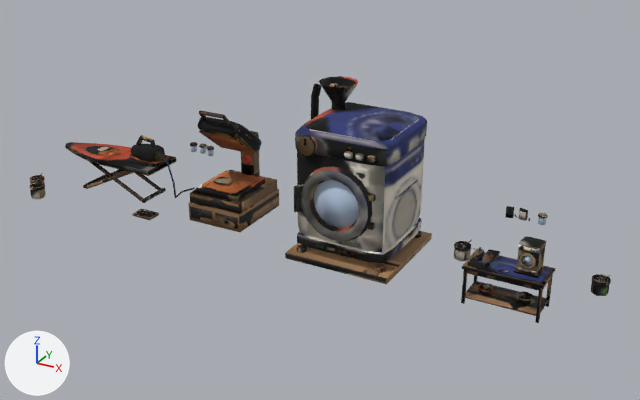
An edit to the glTF model game/props/sets/kitchen.glb, drawn before and after from the same camera.
One viewpoint serves both versions: a camera (50 mm lens) standing at (10.61, -17.21, 9.93) and looking at (0.85, 0.54, 1.05). Arrows for +X, +Y and +Z are at lower left; the lights stay in place. The older version comes first. Where no turn or scale is listed for an object, it has been applied to the vertices. Vertices at exactly the same position are counted once.

Names of what the first picture shows: 'prop_kitchen_felt', 'prop_kitchen_felt_heat', 'prop_kitchen_glass', 'prop_kitchen_wood'.
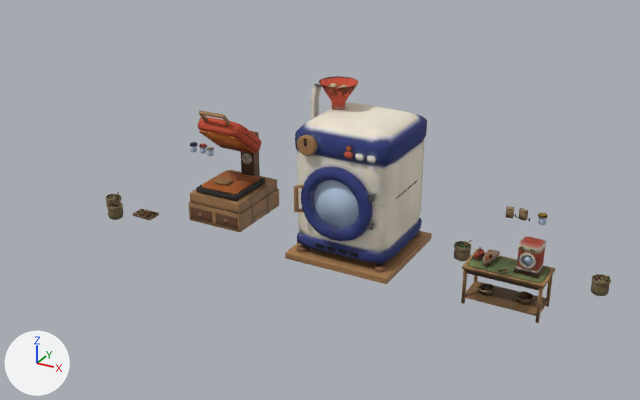
Changed parts and their boxes [x1, y1, x2, y2] in the pictures (640 x 400 px):
'prop_kitchen_felt', reshaped (13% narrower)
    before: [29, 76, 611, 304]
    after: [106, 76, 611, 304]
'prop_kitchen_wood', reshaped (13% narrower)
    before: [37, 110, 610, 323]
    after: [114, 110, 610, 323]
'prop_kitchen_felt_heat', reshaped (25% narrower)
    before: [86, 130, 532, 260]
    after: [199, 130, 532, 260]
part 1 of me_prop_kitchen_felt, deleted
    before: [29, 142, 195, 199]
part 2 of me_prop_kitchen_felt, built on
    before: [141, 76, 376, 217]
    after: [106, 76, 407, 220]
part 3 of me_prop_kitchen_felt, reshaped
    before: [454, 213, 611, 301]
    after: [454, 213, 611, 304]
part 4 of me_prop_kitchen_felt, surface changed
    both: [136, 77, 610, 304]
part 5 of me_prop_kitchen_felt_heat, deleted
    before: [86, 146, 122, 156]
part 6 of me_prop_kitchen_felt_heat, deleted
    before: [129, 154, 169, 166]
part 7 of me_prop_kitchen_felt_heat, surface changed
    both: [199, 130, 532, 260]
part 8 of me_prop_kitchen_wood, deleted
    before: [38, 135, 177, 203]
part 9 of me_prop_kitchen_wood, reshaped
    before: [300, 136, 310, 155]
    after: [115, 136, 386, 279]
part 10 of me_prop_kitchen_wood, surface changed
    both: [133, 110, 608, 323]

The change, as a diff of the scene's bpy script:
```diff
--- a/game/props/sets/kitchen.glb.py
+++ b/game/props/sets/kitchen.glb.py
@@ me_prop_kitchen_felt @@
-me_prop_kitchen_felt.from_pydata(...)  # 8999 vertices, 14983 faces; spans x -7.9..7.9, y -1.2..2.3, z 0.0..4.1
+me_prop_kitchen_felt.from_pydata(...)  # 9539 vertices, 16089 faces; spans x -5.1..7.9, y -1.2..2.3, z 0.0..4.1
+# me_prop_kitchen_felt part 1: 36 loose pieces with 913 vertices, spanning x -7.9..-3.8, y -1.2..1.6, z 0.0..1.5, are deleted
+# me_prop_kitchen_felt part 2: 338 vertices moved within x -4.3..2.9, y -0.8..2.3, z 0.0..4.1; 10 vertices removed from x -3.6..2.4, y -0.2..2.1, z 0.9..4.1; 1117 vertices added at x -5.1..2.9, y -1.2..2.3, z 0.0..4.1
+# me_prop_kitchen_felt part 3: 145 vertices moved within x 4.2..7.9, y -0.7..2.2, z 0.0..1.6; 7 vertices removed from x 4.3..6.7, y -0.6..2.2, z 0.3..1.6; 286 vertices added at x 4.2..7.9, y -0.7..2.3, z 0.0..1.6
+# me_prop_kitchen_felt part 4: 6051 kept faces spanning x -4.3..7.9, y -1.0..2.3, z 0.0..4.1 get new texture (UV) coordinates
+# other edits to the shape of me_prop_kitchen_felt do not show in these pictures
 me_prop_kitchen_felt.materials.append(mat_felt_063)
@@ me_prop_kitchen_felt_heat @@
-me_prop_kitchen_felt_heat.from_pydata(...)  # 189 vertices, 338 faces; spans x -6.8..6.55, y -0.79..1.29, z 0.92..3.16
+me_prop_kitchen_felt_heat.from_pydata(...)  # 158 vertices, 284 faces; spans x -2.46..6.55, y -0.79..1.29, z 0.92..3.16
+# me_prop_kitchen_felt_heat part 5: the loose piece of 30 vertices spanning x -6.8..-5.6, y 0.26..0.94, z 1.06..1.07 is deleted
+# me_prop_kitchen_felt_heat part 6: the loose piece of 16 vertices spanning x -5.17..-4.11, y 0.28..0.92, z 1.11..1.17 is deleted
+# me_prop_kitchen_felt_heat part 7: 177 kept faces spanning x -2.46..6.55, y -0.79..1.29, z 0.92..3.16 get new texture (UV) coordinates
+# other edits to the shape of me_prop_kitchen_felt_heat do not show in these pictures
 me_prop_kitchen_felt_heat.materials.append(mat_felt_heat_003)
@@ me_prop_kitchen_wood @@
-me_prop_kitchen_wood.from_pydata(...)  # 2299 vertices, 4354 faces; spans x -7.7..7.9, y -1.0..1.8, z 0.0..3.2
+me_prop_kitchen_wood.from_pydata(...)  # 1740 vertices, 3268 faces; spans x -4.9..7.9, y -1.0..1.8, z 0.0..3.2
+# me_prop_kitchen_wood part 8: 11 loose pieces with 690 vertices, spanning x -7.6..-4.1, y -1.0..1.2, z 0.0..1.8, are deleted
+# me_prop_kitchen_wood part 9: 21 vertices moved within x -2.3..1.3, y -0.9..-0.2, z 0.2..3.2; 57 vertices added at x -4.8..1.5, y -1.0..-0.2, z 0.0..3.2
+# me_prop_kitchen_wood part 10: 2334 kept faces spanning x -4.2..7.9, y -1.0..1.8, z 0.0..3.2 get new texture (UV) coordinates
+# other edits to the shape of me_prop_kitchen_wood do not show in these pictures
 me_prop_kitchen_wood.materials.append(mat_wood_059)
```
